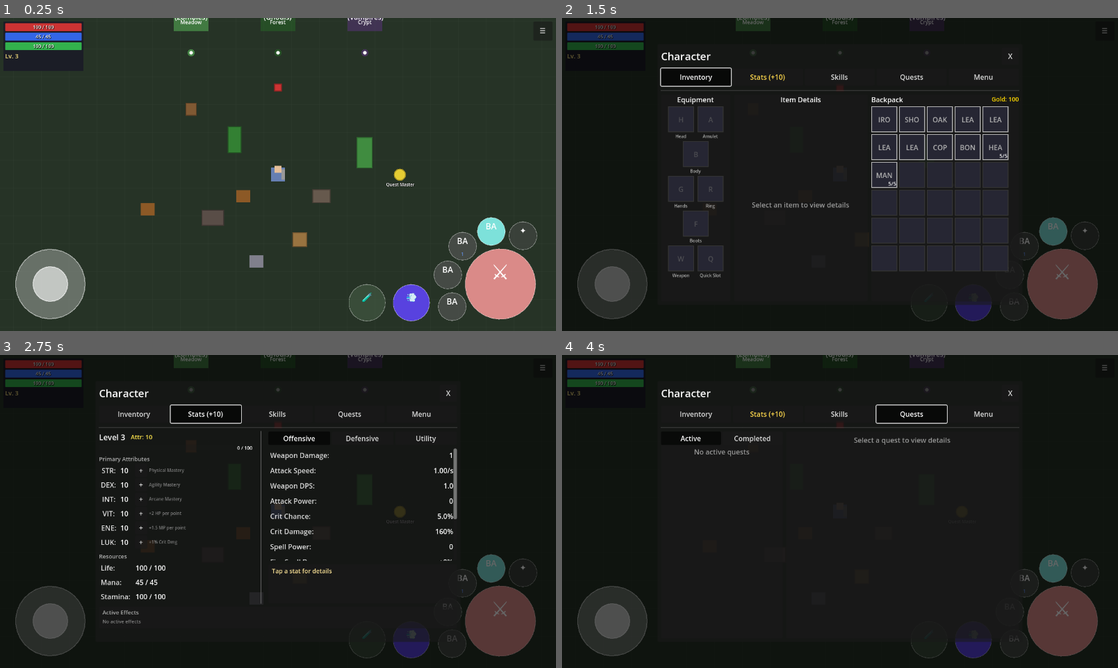
Above: before the commit, frames 1-4 (two rows, left to right).
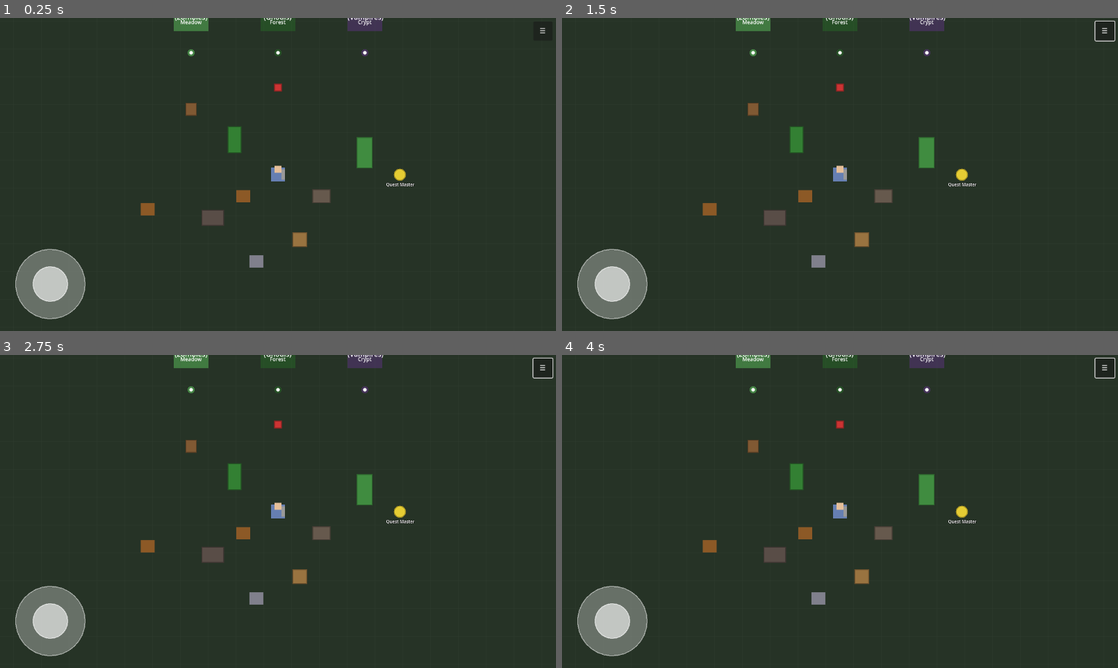
Above: after the commit, the same moments.

Repository: MatousHruska/MobileTestia
Game: Godot game, scene res://scenes/world/test_zone.tscn
Same seed, same stepped clock (60 frames per second), same inputs: the game is played once before the commit and once after it.
Inputs (mouse positions are in pixels of both pictures, inside the frame that each line leads up to):
- Up to frame 1 (0.25 s): no input
- Up to frame 2 (1.5 s): click "☰" at 0.5 s; click (695, 77) at 1.25 s, where only the run before the commit has a clickable "Inventory"
- Up to frame 3 (2.75 s): click (205, 414) at 2 s, where only the run before the commit has a clickable "Stats (+10)"
- Up to frame 4 (4 s): click (840, 414) at 2.75 s, where only the run before the commit has a clickable "Skills"; click (912, 414) at 3.5 s, where only the run before the commit has a clickable "Quests"

The runs differ from the first frame. In frame 1, 6.1% of the frame differs, in the area x 0-97%, y 1-97%; in frame 2, 84%; in frame 3, 97%; in frame 4, 98%, in the area x 0-100%, y 0-100%.
Error after the commit: Parse Error: Identifier "MAX_RANGE" not declared in the current scope. (res://scripts/ui/combat/combat_hud.gd:441)

Commit message:
Make combat timing values database-driven for player and enemy abilities
Player talents now support:
- max_charge_time: Max charge duration for ranged skills (was 2.0s hardcoded)
- base_range: Minimum range at quick shot (was 150px hardcoded)
- lunge_duration: Melee lunge movement duration (was 0.1s hardcoded)
- explosion_falloff: Magic projectile AOE damage reduction at edge (was 30% hardcoded)

Enemy abilities now support:
- explosion_falloff: AOE damage reduction at edge for AOE abilities

Updated files:
- TalentData: Added 4 new properties with from_dict parsing
- AbilityData: Added explosion_falloff property
- database_loader.gd: Parse explosion_falloff for enemy abilities
- combat_hud.gd: Use talent-specific charge times and ranges
- player_controller.gd: apply_skill_lunge accepts duration parameter
- magic_projectile.gd: Use explosion_falloff from talent data
- ability_executor.gd: Apply falloff for enemy AOE abilities
- COMBAT_SYSTEM.md: Updated documentation to reflect changes

Diff:
--- a/autoloads/database_loader.gd
+++ b/autoloads/database_loader.gd
@@ -293,6 +293,7 @@
 	ability.projectile_speed = float(data.get("projectile_speed", 0.0))
 	ability.dash_speed = float(data.get("dash_speed", 0.0))
 	ability.cardinal_only = data.get("cardinal_only", true)  # Default true for cardinal snapping
+	ability.explosion_falloff = float(data.get("explosion_falloff", 30.0))  # AOE damage falloff at edge
 
 	return ability
 
--- a/scripts/combat/magic_projectile.gd
+++ b/scripts/combat/magic_projectile.gd
@@ -22,6 +22,7 @@
 @export var explosion_radius: float = 60.0   ## AOE radius on explosion
 @export var explosion_damage: float = 0.0    ## Damage dealt by explosion
 @export var explodes_on_wall: bool = true    ## Explode immediately on wall hit
+@export var explosion_falloff: float = 30.0  ## Damage falloff % at edge (30 = 70% damage at edge, 0 = no falloff)
 
 ## Pass-through debuff
 @export var pass_through_enemies: bool = true     ## Pass through enemies instead of stopping
@@ -304,13 +305,14 @@
 		var collider = result.get("collider")
 		if collider and collider.is_in_group("enemies"):
 			if collider.has_method("take_damage"):
-				# Calculate damage falloff based on distance (optional)
+				# Calculate damage falloff based on distance (database-driven)
 				var dist := global_position.distance_to(collider.global_position)
-				var falloff := 1.0 - (dist / explosion_radius) * 0.3  # 30% falloff at edge
+				var falloff_pct := explosion_falloff / 100.0  # Convert % to decimal
+				var falloff := 1.0 - (dist / explosion_radius) * falloff_pct if explosion_falloff > 0 else 1.0
 				var final_dmg := explosion_damage * falloff
 
 				collider.take_damage(final_dmg, source)
-				Debug.log("Combat", "Explosion hit %s for %.0f damage" % [collider.name, final_dmg])
+				Debug.log("Combat", "Explosion hit %s for %.0f damage (falloff: %.0f%%)" % [collider.name, final_dmg, (1.0 - falloff) * 100])
 
 			# Apply burning to enemies hit by explosion (if not already contacted)
 			if not contact_status_effect.is_empty() and collider.has_method("apply_status_effect"):
--- a/scripts/data/ability_data.gd
+++ b/scripts/data/ability_data.gd
@@ -142,6 +142,13 @@
 @export var cardinal_only: bool = true
 
 #===============================================================================
+# AOE EXPLOSION SETTINGS
+#===============================================================================
+
+## Damage falloff % at AOE edge (30 = 70% damage at edge, 0 = no falloff)
+@export var explosion_falloff: float = 30.0
+
+#===============================================================================
 # STATIC HELPERS
 #===============================================================================
 
--- a/scripts/data/talent_data.gd
+++ b/scripts/data/talent_data.gd
@@ -89,6 +89,12 @@
 @export var contact_status_effect: String = ""     # Status effect applied on projectile contact
 @export var projectile_speed: float = 0.0          # Projectile travel speed (0 = default)
 
+## Database-driven timing (previously hardcoded)
+@export var max_charge_time: float = 2.0           # Max charge time for full range (ranged)
+@export var base_range: float = 150.0              # Base range at minimum charge (ranged)
+@export var lunge_duration: float = 0.1            # Lunge movement duration (melee)
+@export var explosion_falloff: float = 30.0        # Damage falloff % at explosion edge (magic, 0=no falloff)
+
 ## Legacy field (kept for backwards compatibility)
 @export var damage_per_point: float = 0.0
 
@@ -185,6 +191,12 @@
 	talent.explosion_radius = float(data.get("explosion_radius", 0))
 	talent.contact_status_effect = data.get("contact_status_effect", "")
 	talent.projectile_speed = float(data.get("projectile_speed", 0))
+
+	# Database-driven timing (previously hardcoded)
+	talent.max_charge_time = float(data.get("max_charge_time", 2.0))
+	talent.base_range = float(data.get("base_range", 150.0))
+	talent.lunge_duration = float(data.get("lunge_duration", 0.1))
+	talent.explosion_falloff = float(data.get("explosion_falloff", 30.0))
 
 	# Legacy fields
 	talent.damage_per_point = float(data.get("damage_per_point", 0))
--- a/scripts/npc/ability_executor.gd
+++ b/scripts/npc/ability_executor.gd
@@ -528,6 +528,14 @@
 		enemy_level
 	)
 	var final_damage: float = damage_result.final_damage
+
+	# Apply explosion falloff for AOE abilities (database-driven)
+	if ability.type == AbilityData.AbilityType.AOE and ability.explosion_falloff > 0:
+		var dist := _caster.global_position.distance_to(target.global_position)
+		var falloff_pct := ability.explosion_falloff / 100.0
+		var falloff := 1.0 - (dist / ability.shape_size) * falloff_pct
+		falloff = clampf(falloff, 1.0 - falloff_pct, 1.0)  # Don't go below min damage
+		final_damage *= falloff
 
 	# Apply damage
 	if target.has_method("take_damage"):
--- a/scripts/player/player_controller.gd
+++ b/scripts/player/player_controller.gd
@@ -197,12 +197,13 @@
 
 
 ## Skill mechanics (called by CombatHUD when using skills)
-func apply_skill_lunge(force: float) -> void:
+func apply_skill_lunge(force: float, duration: float = 0.0) -> void:
 	## Apply lunge in facing direction from skill
+	## duration: Custom lunge duration from database (0 = use default attack_lunge_duration)
 	var lunge_dir := _facing_to_vector(current_facing)
 	_lunge_velocity = lunge_dir * force
-	_lunge_timer = attack_lunge_duration  # Use same duration as regular attacks
-	Debug.log("Combat", "Skill lunge applied", {"force": force, "direction": lunge_dir})
+	_lunge_timer = duration if duration > 0 else attack_lunge_duration
+	Debug.log("Combat", "Skill lunge applied", {"force": force, "duration": _lunge_timer, "direction": lunge_dir})
 
 
 func apply_recovery_lockout(duration: float) -> void:
--- a/scripts/ui/combat/combat_hud.gd
+++ b/scripts/ui/combat/combat_hud.gd
@@ -40,10 +40,10 @@
 var cast_start_time: float = 0.0
 var cast_direction: Vector2 = Vector2.DOWN
 
-## Charge constants (min_charge_time is now database-driven per talent)
-const MAX_CHARGE_TIME: float = 2.0      ## Maximum charge time for full range
-const BASE_RANGE: float = 150.0         ## Range at minimum charge
-const MAX_RANGE: float = 300.0          ## Range at maximum charge
+## Default charge constants (now database-driven per talent via max_charge_time, base_range)
+## These are fallbacks when talent data doesn't specify values
+const DEFAULT_MAX_CHARGE_TIME: float = 2.0      ## Default maximum charge time for full range
+const DEFAULT_BASE_RANGE: float = 150.0         ## Default range at minimum charge
 
 ## Constants
 const DEFAULT_CONFIG_PATH := "res://resources/combat_hud_config.tres"
@@ -453,12 +453,15 @@
 
 	# Get charge settings from talent (database-driven)
 	var min_charge := aiming_talent.min_charge_time
+	var max_charge := aiming_talent.max_charge_time if aiming_talent.max_charge_time > 0 else DEFAULT_MAX_CHARGE_TIME
+	var base_range := aiming_talent.base_range if aiming_talent.base_range > 0 else DEFAULT_BASE_RANGE
+	var max_range := aiming_talent.hit_range  # hit_range is the maximum range
 	var weak_damage_pct := aiming_talent.weak_shot_damage_percent
 	var weak_range_pct := aiming_talent.weak_shot_range_percent
 
 	var is_weak_shot := hold_duration < min_charge
 	var damage_multiplier := 1.0
-	var effective_range := MAX_RANGE
+	var effective_range := max_range
 
 	if is_weak_shot:
 		# Check if weak shot is enabled (damage > 0)
@@ -469,12 +472,12 @@
 
 		# Fire weak shot with reduced damage and range
 		damage_multiplier = weak_damage_pct / 100.0
-		effective_range = MAX_RANGE * (weak_range_pct / 100.0)
+		effective_range = max_range * (weak_range_pct / 100.0)
 		Debug.log("Combat", "Weak shot fired", {"damage%": weak_damage_pct, "range%": weak_range_pct})
 	else:
 		# Calculate charge progress (0-1) for full shots
-		var charge_progress := clampf((hold_duration - min_charge) / (MAX_CHARGE_TIME - min_charge), 0.0, 1.0)
-		effective_range = lerpf(BASE_RANGE, MAX_RANGE, charge_progress)
+		var charge_progress := clampf((hold_duration - min_charge) / (max_charge - min_charge), 0.0, 1.0)
+		effective_range = lerpf(base_range, max_range, charge_progress)
 
 	# Fire the projectile
 	_fire_projectile(aiming_talent, aim_indicator.get_aim_direction(), effective_range, damage_multiplier)
@@ -517,11 +520,12 @@
 
 	aim_indicator.update_direction(aim_dir)
 
-	# Update charge progress (use talent's min_charge_time)
+	# Update charge progress (use talent's charge times from database)
 	var current_time := Time.get_ticks_msec() / 1000.0
 	var hold_duration := current_time - aim_start_time
 	var min_charge := aiming_talent.min_charge_time if aiming_talent else 0.5
-	var charge_progress := clampf((hold_duration - min_charge) / (MAX_CHARGE_TIME - min_charge), 0.0, 1.0)
+	var max_charge := aiming_talent.max_charge_time if aiming_talent and aiming_talent.max_charge_time > 0 else DEFAULT_MAX_CHARGE_TIME
+	var charge_progress := clampf((hold_duration - min_charge) / (max_charge - min_charge), 0.0, 1.0)
 	aim_indicator.update_charge(charge_progress)
 
 
@@ -664,16 +668,17 @@
 	projectile.name = talent.talent_name.replace(" ", "")
 	print("[CAST] Projectile created: %s" % projectile.name)
 
-	# Set projectile properties from talent
+	# Set projectile properties from talent (database-driven)
 	projectile.base_speed = talent.projectile_speed if talent.projectile_speed > 0 else 350.0
 	projectile.max_range = talent.hit_range
 	projectile.explosion_radius = talent.explosion_radius
+	projectile.explosion_falloff = talent.explosion_falloff  # Damage falloff at edge
 	projectile.set_explosion_damage(damage_result.final_damage)
 	projectile.damage_type = _get_damage_type_string(talent.damage_type_id)
 	projectile.source = player
 
-	print("[CAST] Projectile config: speed=%s, range=%s, radius=%s, damage=%s" % [
-		projectile.base_speed, projectile.max_range, projectile.explosion_radius, damage_result.final_damage
+	print("[CAST] Projectile config: speed=%s, range=%s, radius=%s, damage=%s, falloff=%s%%" % [
+		projectile.base_speed, projectile.max_range, projectile.explosion_radius, damage_result.final_damage, talent.explosion_falloff
 	])
 
 	# Set contact status effect
@@ -829,9 +834,9 @@
 	if talent.skill_category.to_lower() == "melee":
 		player.request_attack()
 
-	# Apply lunge if specified
+	# Apply lunge if specified (duration from database, defaults to player's attack_lunge_duration)
 	if talent.lunge_force > 0:
-		player.apply_skill_lunge(talent.lunge_force)
+		player.apply_skill_lunge(talent.lunge_force, talent.lunge_duration)
 
 	# Apply recovery lockout if specified
 	if talent.recovery_time > 0:
Not shown, changed: docs/COMBAT_SYSTEM.md
